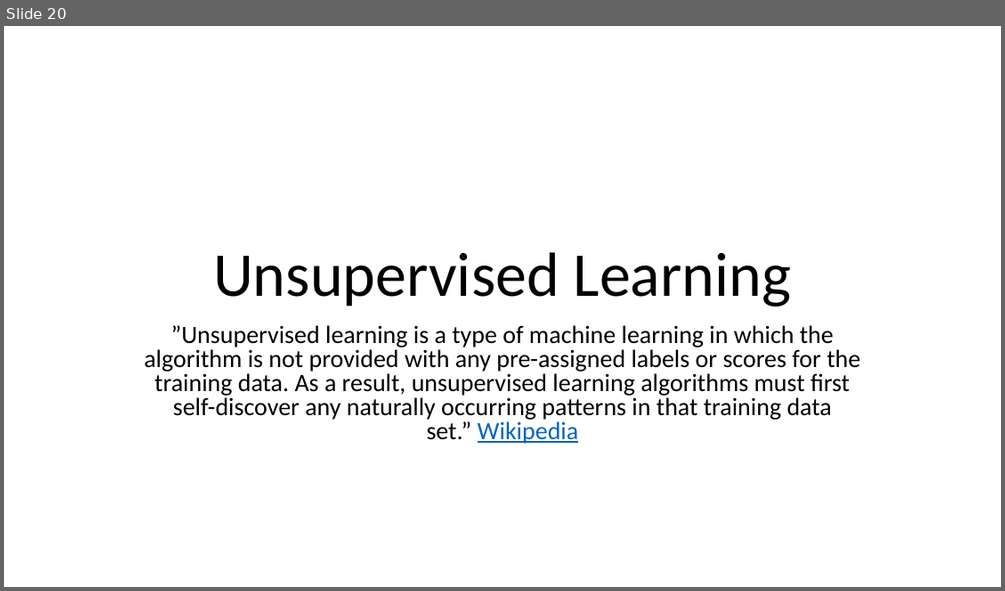
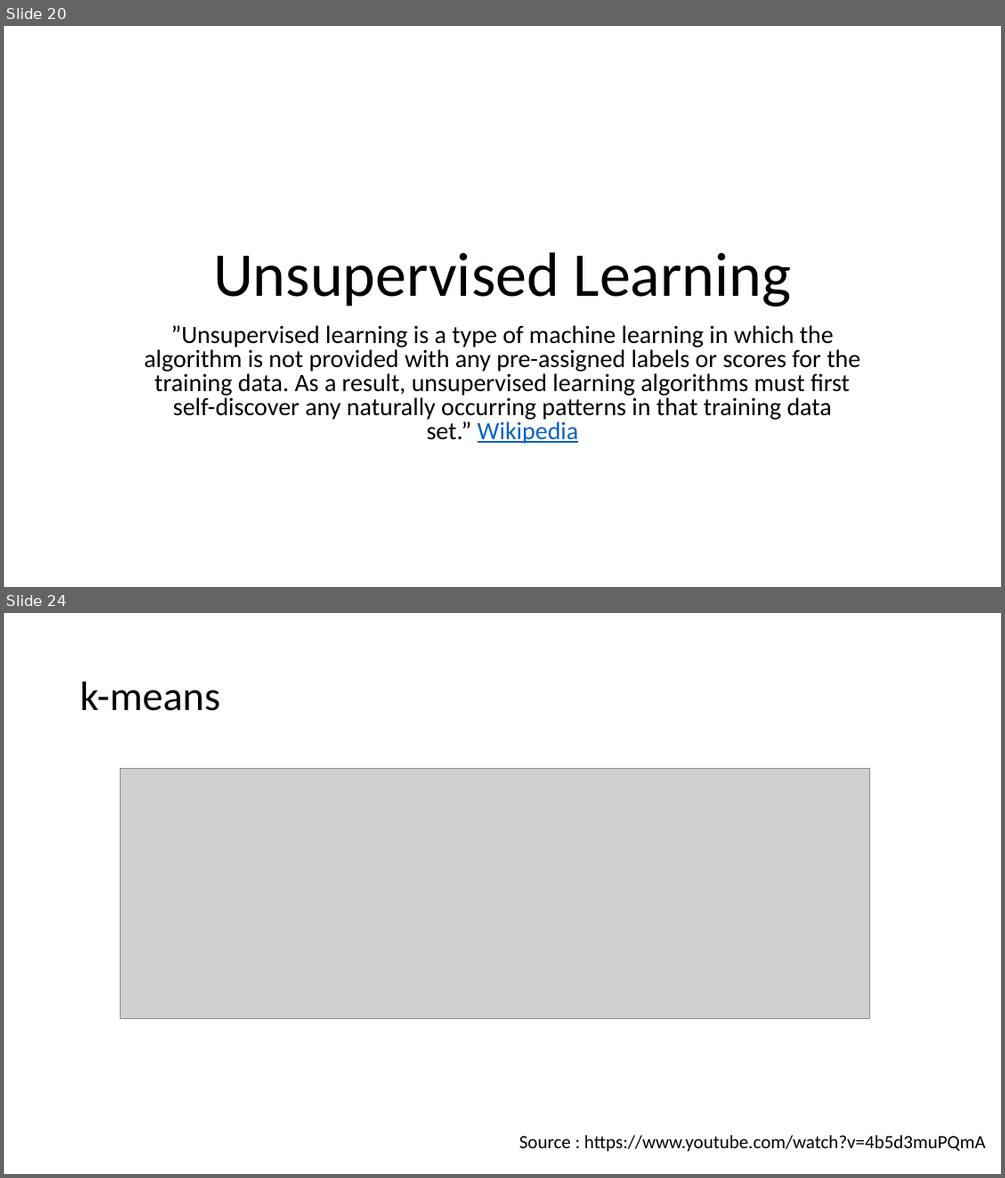
Before and after one commit to alfredofonseca/Python_ML_AFJ_DEMO, a slide deck: afj_ml_demo.pptx. Shown one above the other, each under a label of ours: slide 20 before the commit, slides 20 and 24 after it; the slides between them are not shown. The pictures are 1005x591 and 1005x1178 pixels, drawn with LibreOffice and Linux fonts; fonts in the diff are those of the drawing; grey boxes stand for pictures. Boxes give left, top, right and bottom in pixels: in the first picture for what was removed or moved away, otherwise in the second. Text is boxed around its words. In the diff, an @@ line names an element or a change of style, - is before the commit and + after.

```diff
--- a/afj_ml_demo.pptx
+++ b/afj_ml_demo.pptx
@@ slide 24 added at bbox=[4, 613, 1001, 1174], background #FFFFFF @@
@@ title added at bbox=[80, 682, 220, 711], 39.6 pt, text #000000 @@
+k-means
@@ picture added at bbox=[120, 769, 870, 1019] @@
@@ text added at bbox=[519, 1135, 986, 1151], 18 pt, text #000000 @@
+Source : https://www.youtube.com/watch?v=4b5d3muPQmA
```
Also in this commit, not shown: 21 other slides added, 3 slides removed, 4 other files.
